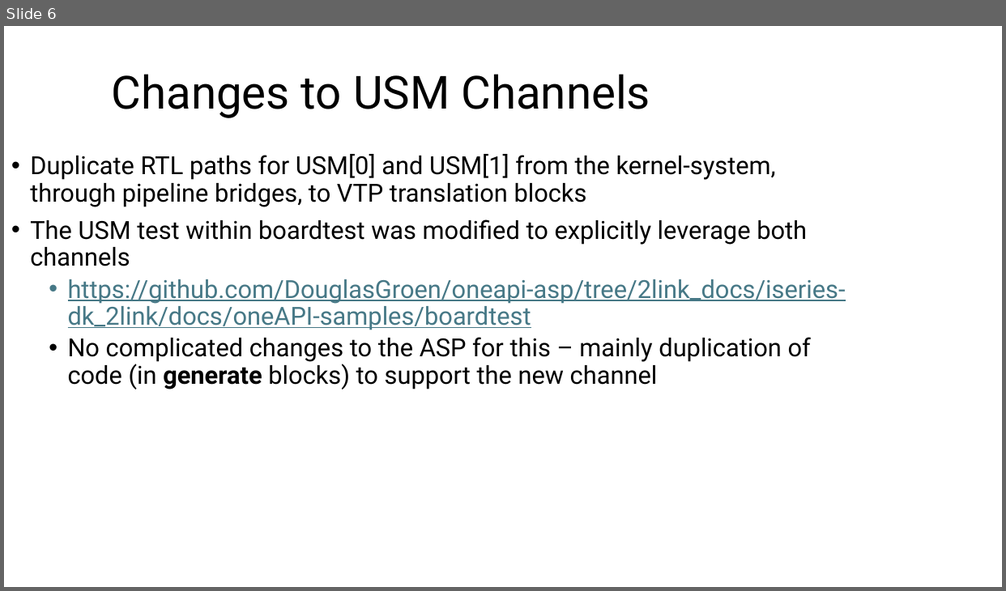
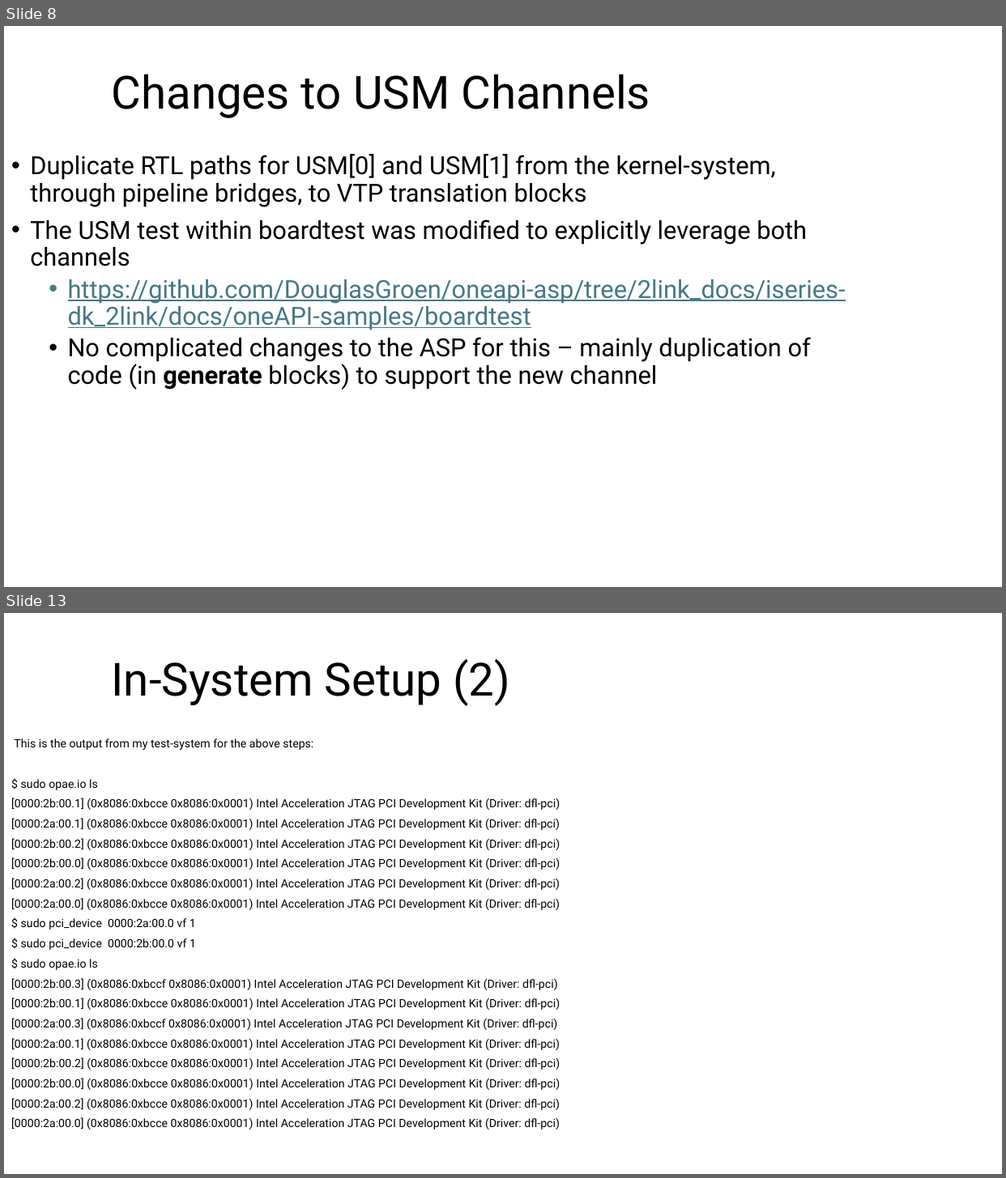
Before and after one commit to DouglasGroen/oneapi-asp, a slide deck: iseries-dk_2link/docs/ofs-asp-multilink-info.pptx. Shown one above the other, each under a label of ours: slide 6 before the commit, slides 8 and 13 after it; the slides between them are not shown. The pictures are 1006x591 and 1006x1178 pixels, drawn with LibreOffice and Linux fonts; fonts in the diff are those of the drawing. Boxes give left, top, right and bottom in pixels: in the first picture for what was removed or moved away, otherwise in the second. Text is boxed around its words. In the diff, an @@ line names an element or a change of style, - is before the commit and + after.

```diff
--- a/iseries-dk_2link/docs/ofs-asp-multilink-info.pptx
+++ b/iseries-dk_2link/docs/ofs-asp-multilink-info.pptx
@@ slide 13 added at box(4, 613, 1002, 1174), background #FFFFFF @@
@@ title added at box(112, 659, 511, 706), 44 pt, text #000000 @@
+In-System Setup (2)
@@ text added at box(11, 739, 560, 1130), 11 pt, text #000000 @@
+This is the output from my test-system for the above steps:
+$ sudo opae.io ls
+[0000:2b:00.1] (0x8086:0xbcce 0x8086:0x0001) Intel Acceleration JTAG PCI Development Kit (Driver: dfl-pci)
+[0000:2a:00.1] (0x8086:0xbcce 0x8086:0x0001) Intel Acceleration JTAG PCI Development Kit (Driver: dfl-pci)
+[0000:2b:00.2] (0x8086:0xbcce 0x8086:0x0001) Intel Acceleration JTAG PCI Development Kit (Driver: dfl-pci)
+[0000:2b:00.0] (0x8086:0xbcce 0x8086:0x0001) Intel Acceleration JTAG PCI Development Kit (Driver: dfl-pci)
+[0000:2a:00.2] (0x8086:0xbcce 0x8086:0x0001) Intel Acceleration JTAG PCI Development Kit (Driver: dfl-pci)
+[0000:2a:00.0] (0x8086:0xbcce 0x8086:0x0001) Intel Acceleration JTAG PCI Development Kit (Driver: dfl-pci)
+$ sudo pci_device 0000:2a:00.0 vf 1
+$ sudo pci_device 0000:2b:00.0 vf 1
+$ sudo opae.io ls
+[0000:2b:00.3] (0x8086:0xbccf 0x8086:0x0001) Intel Acceleration JTAG PCI Development Kit (Driver: dfl-pci)
+[0000:2b:00.1] (0x8086:0xbcce 0x8086:0x0001) Intel Acceleration JTAG PCI Development Kit (Driver: dfl-pci)
+[0000:2a:00.3] (0x8086:0xbccf 0x8086:0x0001) Intel Acceleration JTAG PCI Development Kit (Driver: dfl-pci)
+[0000:2a:00.1] (0x8086:0xbcce 0x8086:0x0001) Intel Acceleration JTAG PCI Development Kit (Driver: dfl-pci)
+[0000:2b:00.2] (0x8086:0xbcce 0x8086:0x0001) Intel Acceleration JTAG PCI Development Kit (Driver: dfl-pci)
+[0000:2b:00.0] (0x8086:0xbcce 0x8086:0x0001) Intel Acceleration JTAG PCI Development Kit (Driver: dfl-pci)
+[0000:2a:00.2] (0x8086:0xbcce 0x8086:0x0001) Intel Acceleration JTAG PCI Development Kit (Driver: dfl-pci)
+[0000:2a:00.0] (0x8086:0xbcce 0x8086:0x0001) Intel Acceleration JTAG PCI Development Kit (Driver: dfl-pci)
@@ what was slide 6 is now slide 8 @@
```
Also in this commit, not shown: 1 slide changed, 6 other slides added.
